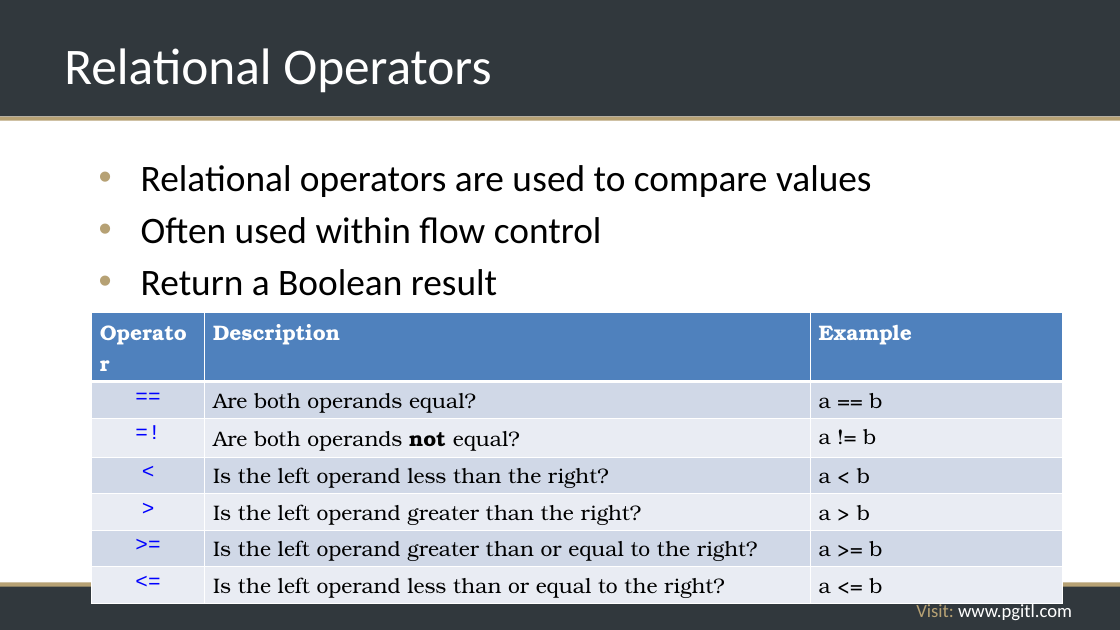
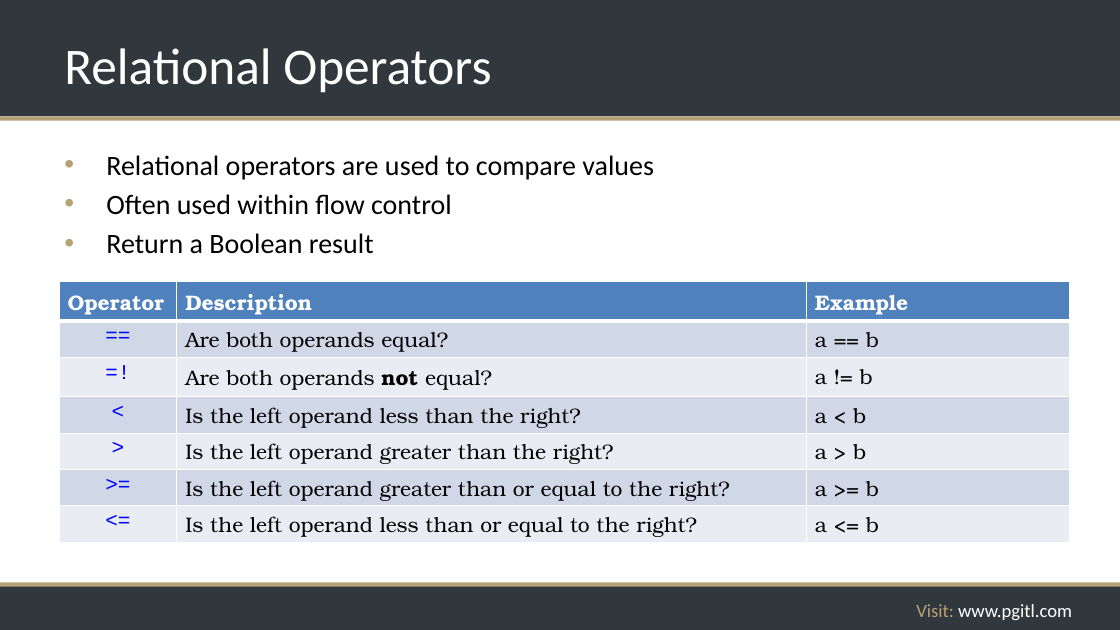
Before and after one commit to rikkouri/project-a, a slide deck: slide 70 of Programming Foundations.pptx. Drawn at 1120x630 pixels with LibreOffice and Linux fonts; fonts in the diff are those of the drawing; background and template pictures are left out. Boxes give left, top, right and bottom in pixels: in the first picture for what was removed or moved away, otherwise in the second. Text is boxed around its words. In the diff, an @@ line names an element or a change of style, - is before the commit and + after.

```diff
--- a/Programming Foundations.pptx
+++ b/Programming Foundations.pptx
@@ text "Relational operators are used to ...": place and size @@
-text "Relational operators are used to ..." at [141,165,872,296]
+text "Relational operators are used to ..." at [106,155,654,254]
@@ text "Relational operators are used to ..." at [106,155,654,254]: size 32 to 24 pt; less space between paragraphs @@
@@ table: place and size @@
-table at [92,312,1064,602]
+table at [59,282,1070,541]
```
Also in this commit, not shown: 147 other slides changed, 1 other file.
